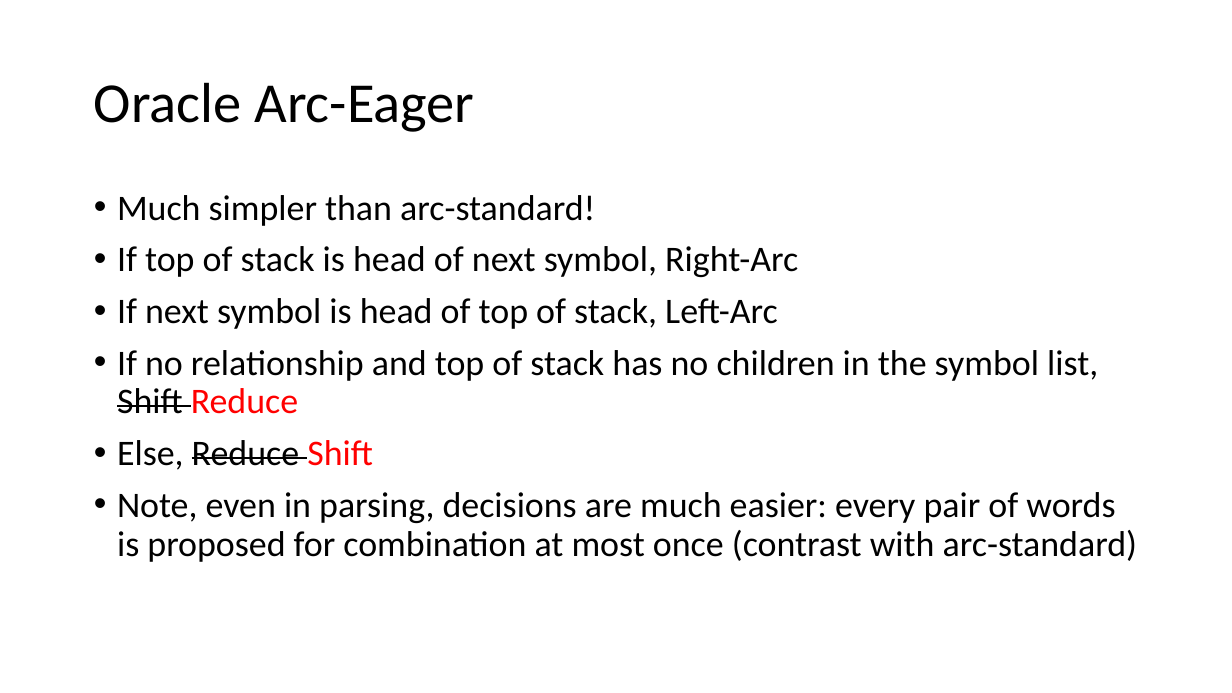
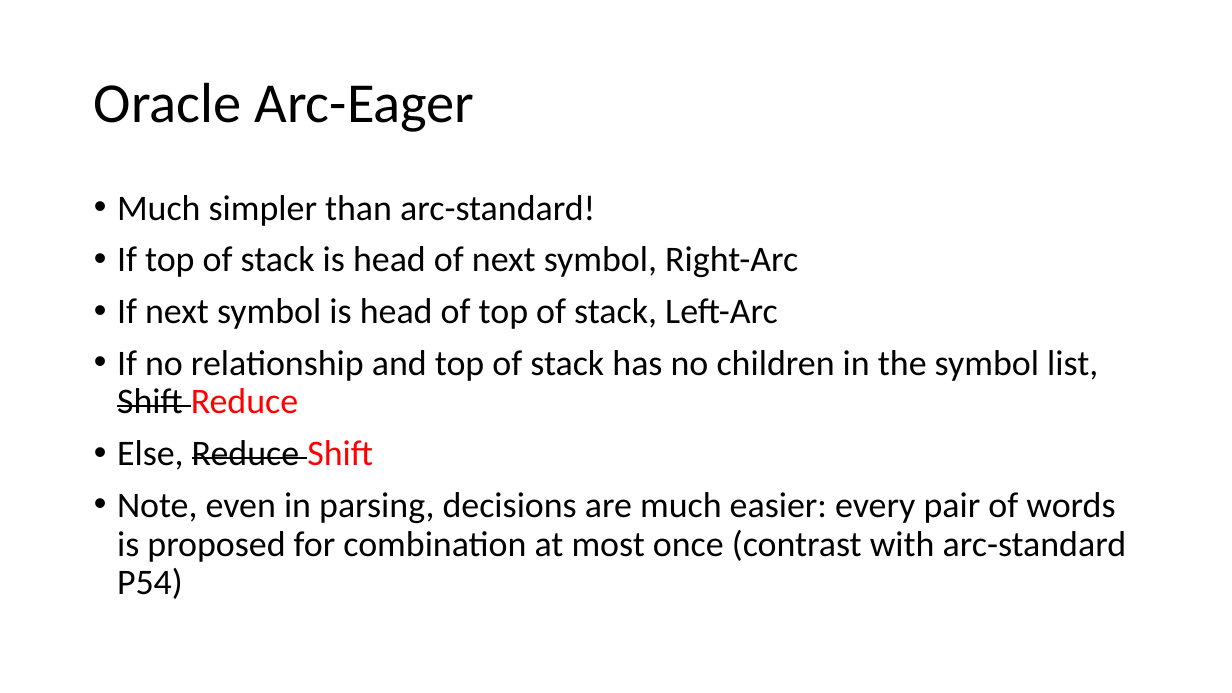
Before and after one commit to isi-nlp/csci_544_fa_18_slides, a slide deck: slide 71 of dep_parsing_0919.pptx. Drawn at 1232x693 pixels with LibreOffice and Linux fonts; fonts in the diff are those of the drawing. Boxes give left, top, right and bottom in pixels: in the first picture for what was removed or moved away, otherwise in the second. Text is boxed around its words. In the diff, an @@ line names an element or a change of style, - is before the commit and + after.

Commit message:
update dependency parsing slides.

```diff
--- a/dep_parsing_0919.pptx
+++ b/dep_parsing_0919.pptx
@@ text at (117,492,1126,599): text changed @@
-• Note, even in parsing, decisions are much easier: every pair of words is proposed for combination at most once (contrast with arc-standard)
+• Note, even in parsing, decisions are much easier: every pair of words is proposed for combination at most once (contrast with arc-standard P54)
```
Also in this commit, not shown: 25 other slides changed.
